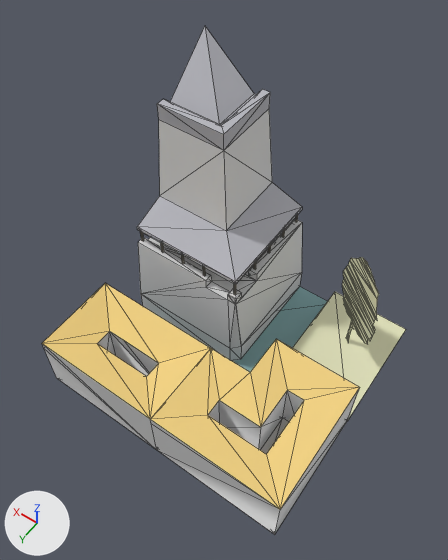
The OBJ model assets/stl_export/22cw.obj: old version first, new version second.
The view is the same before and after, from a 50 mm lens placed at (-21.4, 32.6, 63.8), pointed at (1.4, 0.6, 13.6). The lights are fixed; the arrows at lower left show +X, +Y and +Z. The older version comes first. Mesh edges are drawn as thin lines. Where no turn or scale is listed for an object, it has been applied to the vertices. Vertices at exactly the same position are counted once.

Names of what the first picture shows: '22cw'.
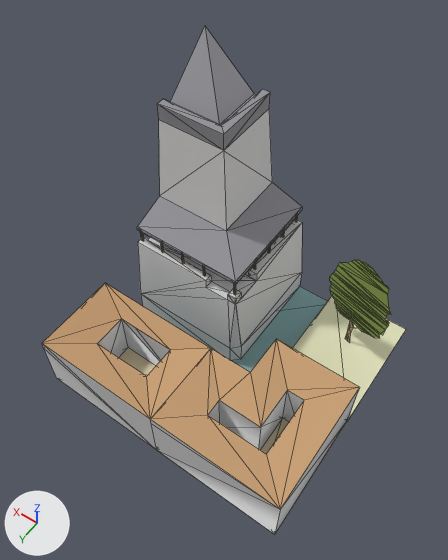
Where the change shows, as pixel boxes [x1, y1, x2, y2] in the pictures (448 x 560 px; the box of a moved part takes in the faces that stretch with it):
'22cw', recoloured, reshaped: [42, 26, 406, 534] in both
part 1 of me_22cw, moved or reshaped: before [43, 257, 379, 454]; after [43, 260, 391, 419]
part 2 of me_22cw, recoloured: before [346, 322, 353, 343]; after [345, 321, 353, 342]
part 3 of me_22cw, recoloured: before [342, 267, 375, 344]; after [330, 273, 389, 338]

Patch to the scene script:
```diff
--- a/assets/stl_export/22cw.obj.py
+++ b/assets/stl_export/22cw.obj.py
@@ mat_castleroof @@
 mat_castleroof = principled_material('castleRoof')
-mat_castleroof.base_color = (0.471, 0.471, 0.51)  # grey #b7b7bd
+mat_castleroof.base_color = (0.294, 0.294, 0.318)  # grey #949499
 mat_castleroof.roughness = 1.0
@@ mat_material @@
 mat_material = principled_material('Material')
-mat_material.base_color = (0.878, 0.639, 0.224)  # yellow #f1d182
+mat_material.base_color = (0.577, 0.349, 0.176)  # brown #c89f74
 mat_material.roughness = 1.0
@@ mat_tree @@
+mat_tree = principled_material('tree')
+mat_tree.base_color = (0.294, 0.4, 0.0902)  # green #94aa55
+mat_tree.roughness = 1.0
@@ me_22cw @@
 # used by ob_22cw; location = (0.0, 0.0, 0.0)
-me_22cw.from_pydata(...)  # 264 vertices, 402 faces; spans x -15.0..15.0, y -15.0..15.0, z -3.0..29.6
+me_22cw.from_pydata(...)  # 264 vertices, 398 faces; spans x -15.0..15.0, y -15.0..15.0, z -3.0..29.6
+# me_22cw part 1
+# 26 vertices are removed from x -13.1..4.0, y -11.7..9.0, z 0.0..14.1
+# 54 faces are deleted
+# 3 vertices in x 9.0..11.0, y 9.0, z 0.0..6.0 move by (0.0, -2.0, 0.0)
+# 3 vertices in x -9.7..-9.6, y -9.5, z 1.1..3.6 move by (0.1, 0.1, 0.0)
+# 3 vertices in x -6.8..-6.7, y -11.9..-11.8, z 5.8..8.8 move by (0.8, 1.5, 0.0)
+# 3 vertices in x -13.0..-12.8, y -6.9..-6.8, z 5.6..8.5 move by (-0.8, -1.5, 0.0)
+# 28 vertices move from x -13.2..-6.4, y -12.1..-6.6, z -0.3..9.1 to x -14.1..-5.5, y -10.4..-8.3, z -0.3..9.1
+# 26 vertices are added at x -13.9..4.0, y -10.3..7.0, z 0.0..14.1
+# 9 new faces join them, mat_default (light grey #dadada)
+# 9 new faces join them, mat_straw (beige #b29c7d)
+# 5 new faces join them, mat_material (brown #c89f74)
+# 2 new faces join them, mat_cortyard (beige #e2d1af)
+# 25 new faces join them, mat_tree (green #94aa55)
+# me_22cw part 2: 11 faces spanning x -10.3..-9.5, y -9.4..-9.2, z -0.3..3.6 switch from mat_w (beige #e2e2bc) to mat_straw (beige #b29c7d)
+# me_22cw part 3: 25 faces spanning x -14.1..-5.5, y -10.4..-8.3, z 3.4..9.1 switch from mat_w (beige #e2e2bc) to mat_tree (green #94aa55)
 me_22cw.materials.append(mat_default)
```
